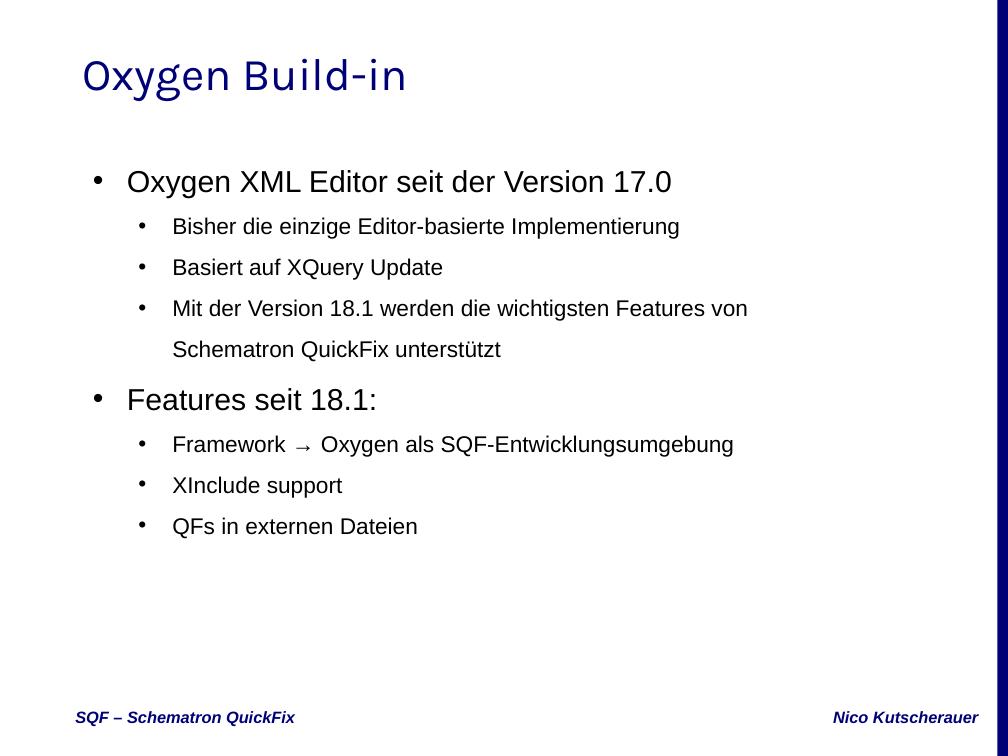
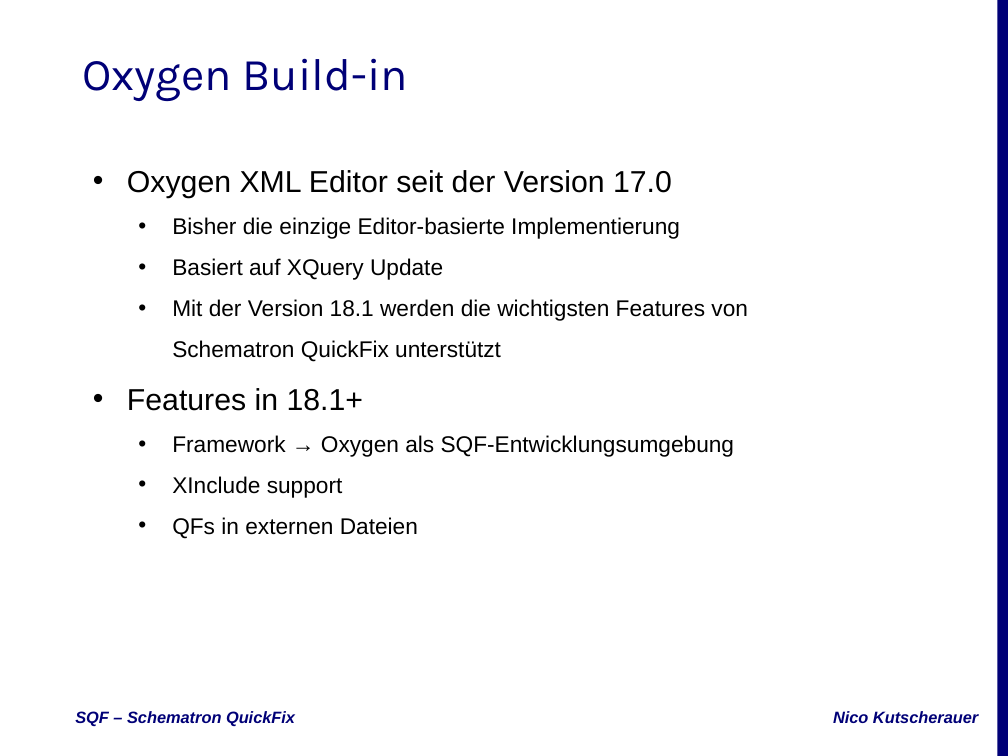
Before and after one commit to nkutsche/SchematronQuickFix-2017-11-17, a slide deck: slide 13 of SQF-Escali.pptx. Drawn at 1008x756 pixels with LibreOffice and Linux fonts; fonts in the diff are those of the drawing; background and template pictures are left out. Boxes give left, top, right and bottom in pixels: in the first picture for what was removed or moved away, otherwise in the second. Text is boxed around its words. In the diff, an @@ line names an element or a change of style, - is before the commit and + after.

```diff
--- a/SQF-Escali.pptx
+++ b/SQF-Escali.pptx
@@ subtitle at bbox=[127, 388, 363, 411]: text changed @@
-• Features seit 18.1:
+• Features in 18.1+
```
Also in this commit, not shown: 2 other slides changed, 1 other file.
